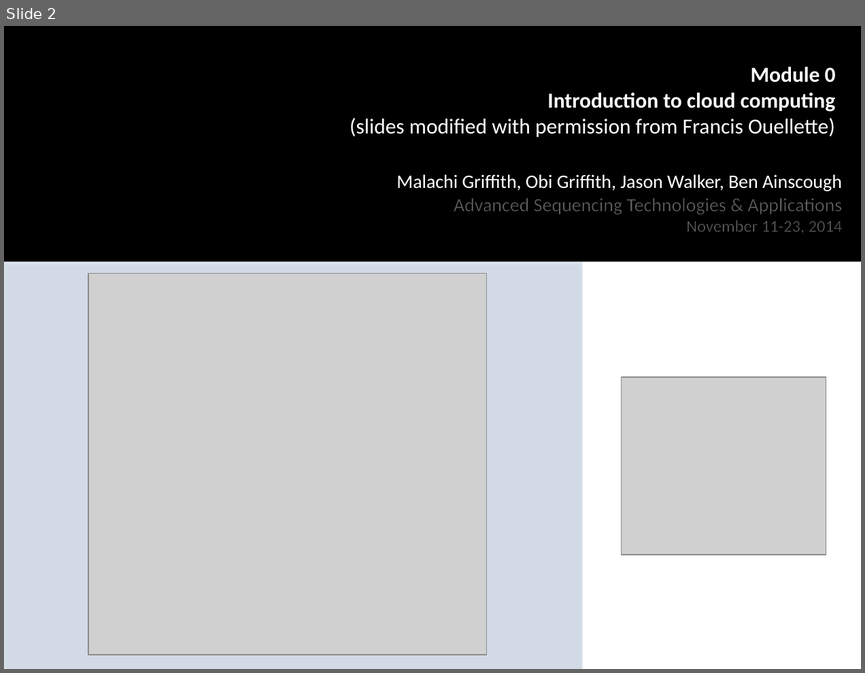
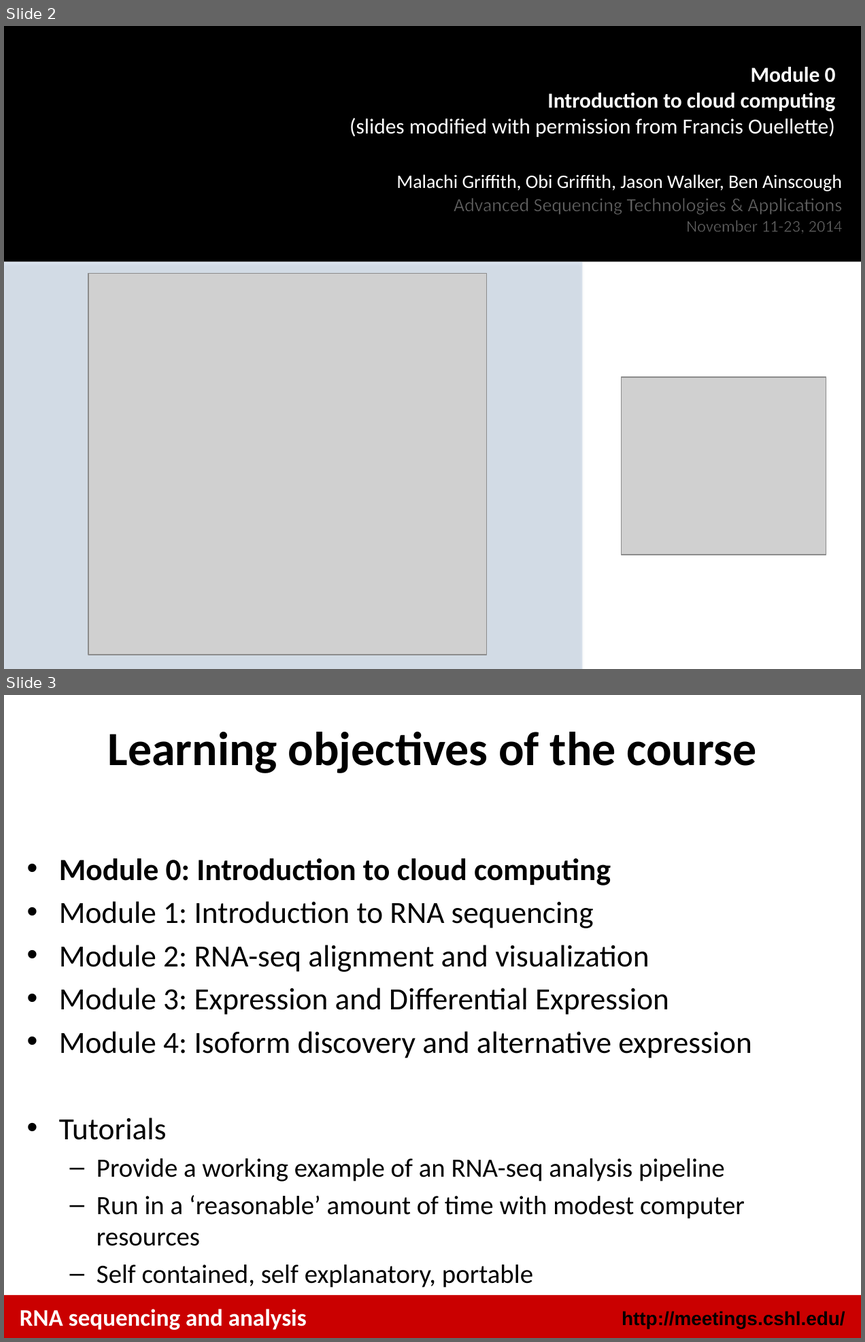
Before and after one commit to griffithlab/rnaseq_tutorial, a slide deck: lectures/cshl/2014/RNASeq_Module0_AmazonPreTutorial.pptx. Shown one above the other, each under a label of ours: slide 2 before the commit, slides 2 and 3 after it. The pictures are 865x673 and 865x1342 pixels, drawn with LibreOffice and Linux fonts; fonts in the diff are those of the drawing; grey boxes stand for pictures; background and template pictures are left out. Boxes give left, top, right and bottom in pixels: in the first picture for what was removed or moved away, otherwise in the second. Text is boxed around its words. In the diff, an @@ line names an element or a change of style, - is before the commit and + after.

Commit message:
update all lectures to list module 0 in overview, remove use of comic sans font in the cloud lecture

```diff
--- a/lectures/cshl/2014/RNASeq_Module0_AmazonPreTutorial.pptx
+++ b/lectures/cshl/2014/RNASeq_Module0_AmazonPreTutorial.pptx
@@ slide 3 added at (4, 695, 861, 1338), background #FFFFFF @@
@@ title added at (108, 731, 756, 773), 40 pt, text #000000, bold @@
+Learning objectives of the course
@@ text added at (59, 858, 752, 1287), 25.9 pt, text #000000 @@
+• Module 0: Introduction to cloud computing
+• Module 1: Introduction to RNA sequencing
+• Module 2: RNA-seq alignment and visualization
+• Module 3: Expression and Differential Expression
+• Module 4: Isoform discovery and alternative expression
+• Tutorials
+  – Provide a working example of an RNA-seq analysis pipeline
+  – Run in a ‘reasonable’ amount of time with modest computer resources
+  – Self contained, self explanatory, portable
@@ rectangle added at (4, 1295, 861, 1338), fill #CA0000 @@
@@ text added at (20, 1308, 307, 1329), 20 pt, text #FFFFFF, bold @@
+RNA sequencing and analysis
@@ text added at (621, 1310, 845, 1328), 16 pt, text #000000, bold @@
+http://meetings.cshl.edu/
```
Also in this commit, not shown: 23 slides changed, 4 other files.
